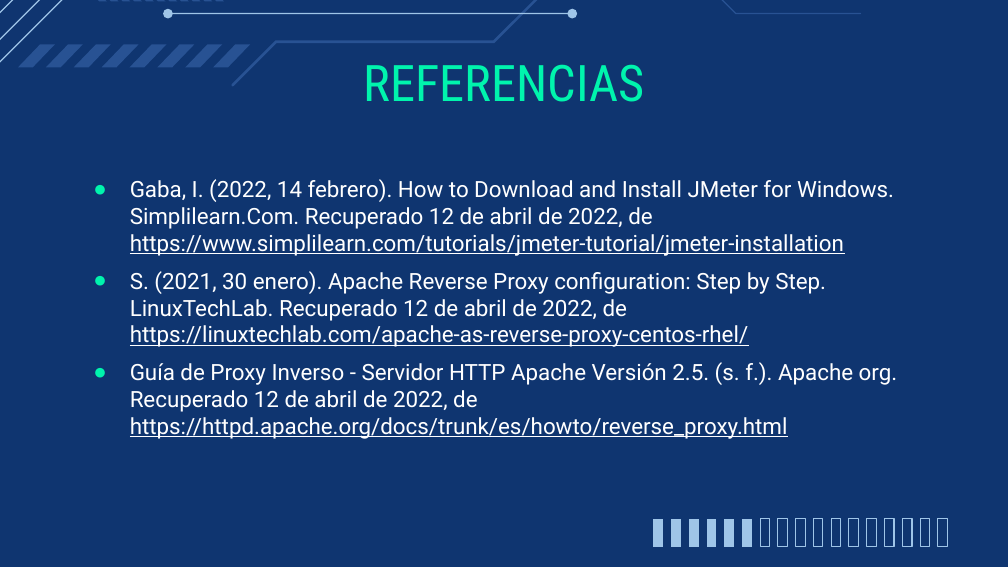
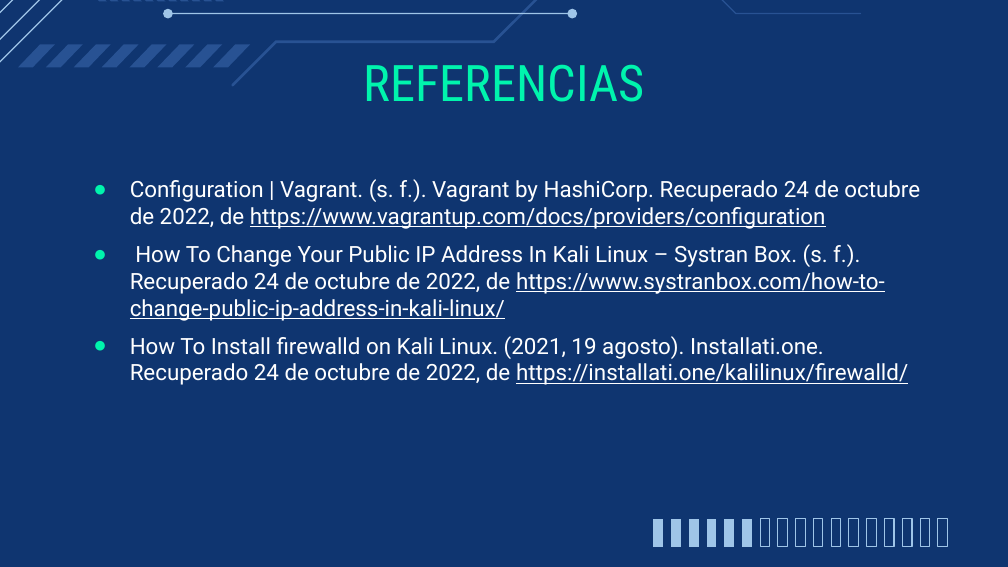
Before and after one commit to juanestebanalarcon/ProyectoFinalSeguridadInformatica2022-03, a slide deck: slide 15 of Proyecto final - Seguridad Informática .pptx (slide 14 before the commit). Drawn at 1008x567 pixels with LibreOffice and Linux fonts; fonts in the diff are those of the drawing. Boxes give left, top, right and bottom in pixels: in the first picture for what was removed or moved away, otherwise in the second. Text is boxed around its words. In the diff, an @@ line names an element or a change of style, - is before the commit and + after.

```diff
--- a/Proyecto final - Seguridad Informática .pptx
+++ b/Proyecto final - Seguridad Informática .pptx
@@ text at (130, 179, 920, 385): text changed @@
-● Gaba, I. (2022, 14 febrero). How to Download and Install JMeter for Windows. Simplilearn.Com. Recuperado 12 de abril de 2022, de https://www.simplilearn.com/tutorials/jmeter-tutorial/jmeter-installation
-● S. (2021, 30 enero). Apache Reverse Proxy configuration: Step by Step. LinuxTechLab. Recuperado 12 de abril de 2022, de https://linuxtechlab.com/apache-as-reverse-proxy-centos-rhel/
-● Guía de Proxy Inverso - Servidor HTTP Apache Versión 2.5. (s. f.). Apache org. Recuperado 12 de abril de 2022, de https://httpd.apache.org/docs/trunk/es/howto/reverse_proxy.html
+● Configuration | Vagrant. (s. f.). Vagrant by HashiCorp. Recuperado 24 de octubre de 2022, de https://www.vagrantup.com/docs/providers/configuration
+● How To Change Your Public IP Address In Kali Linux – Systran Box. (s. f.). Recuperado 24 de octubre de 2022, de https://www.systranbox.com/how-to-change-public-ip-address-in-kali-linux/
+● How To Install firewalld on Kali Linux. (2021, 19 agosto). Installati.one. Recuperado 24 de octubre de 2022, de https://installati.one/kalilinux/firewalld/
```
Also in this commit, not shown: 3 other slides changed, 1 slide added, 1 other file.
